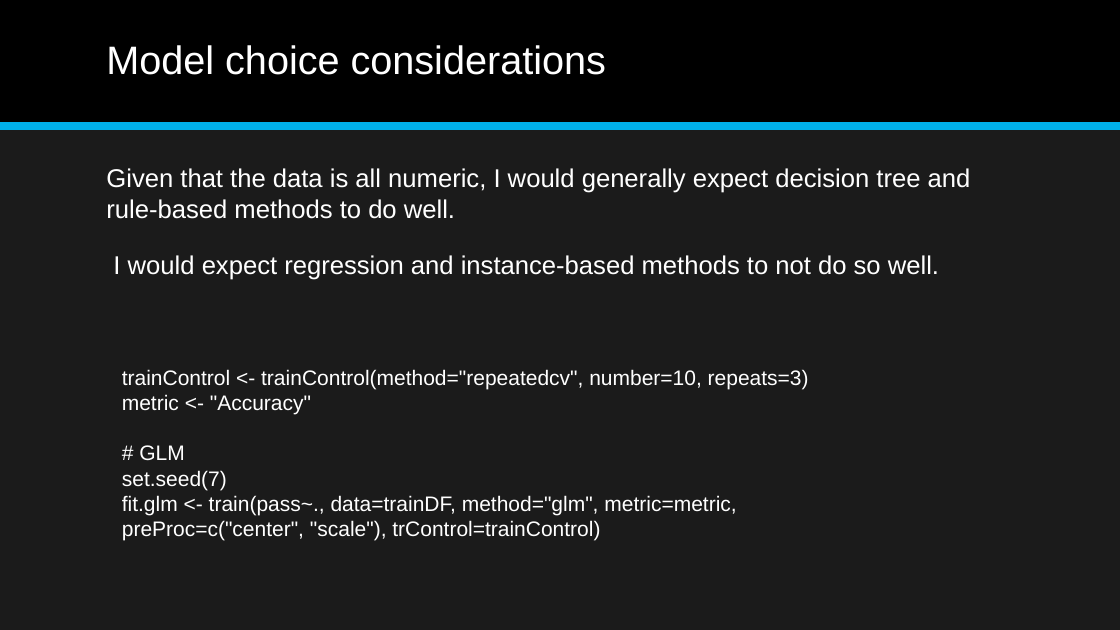
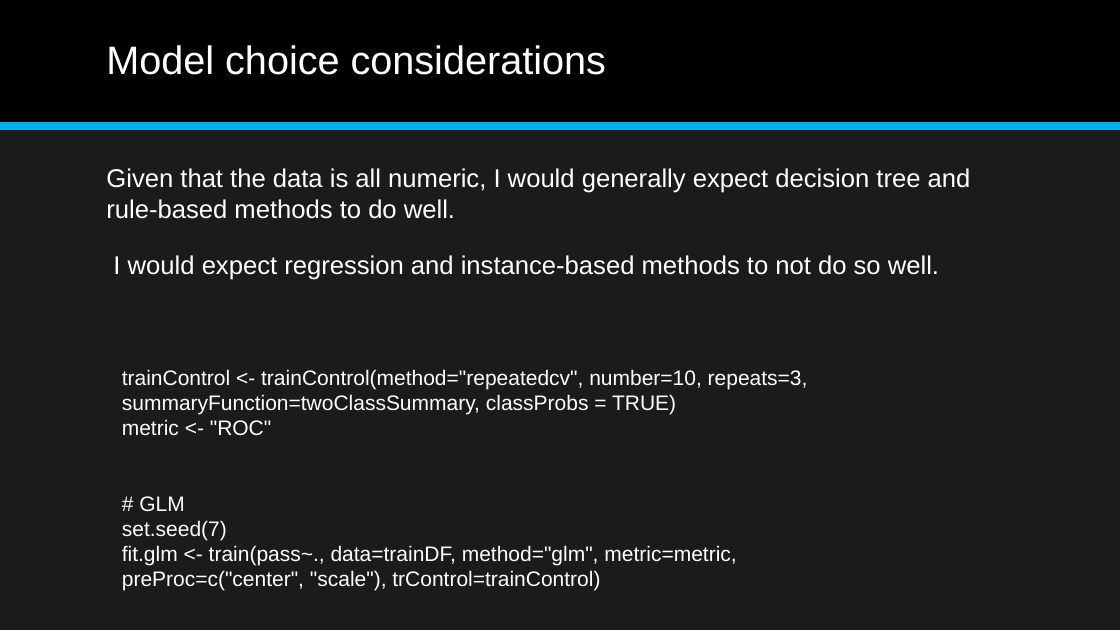
Before and after one commit to aajunwa/capstone, a slide deck: slide 15 of Student Alcohol Consumption Data Science Project.pptx. Drawn at 1120x630 pixels with LibreOffice and Linux fonts; fonts in the diff are those of the drawing. Boxes give left, top, right and bottom in pixels: in the first picture for what was removed or moved away, otherwise in the second. Text is boxed around its words. In the diff, an @@ line names an element or a change of style, - is before the commit and + after.

```diff
--- a/Student Alcohol Consumption Data Science Project.pptx
+++ b/Student Alcohol Consumption Data Science Project.pptx
@@ text at [122, 369, 808, 435]: text changed @@
-trainControl <- trainControl(method="repeatedcv", number=10, repeats=3)
-metric <- "Accuracy"
+trainControl <- trainControl(method="repeatedcv", number=10, repeats=3, summaryFunction=twoClassSummary, classProbs = TRUE)
+metric <- "ROC"
```
Also in this commit, not shown: 11 other slides changed, 20 other files.
